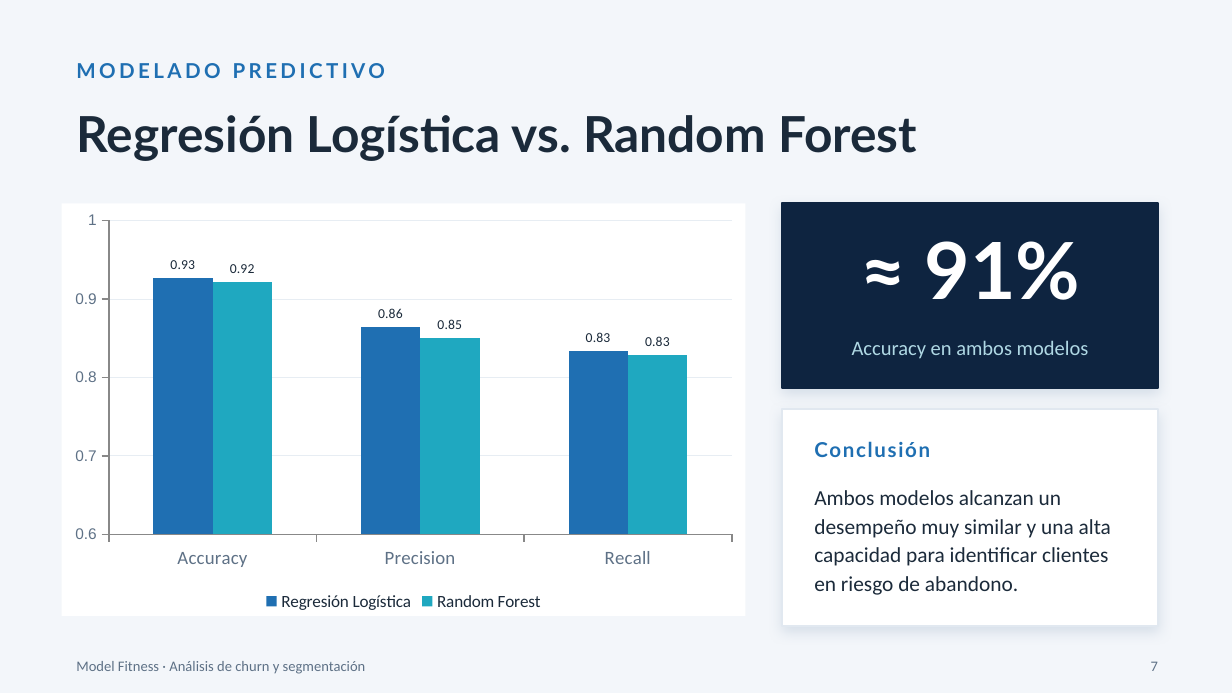
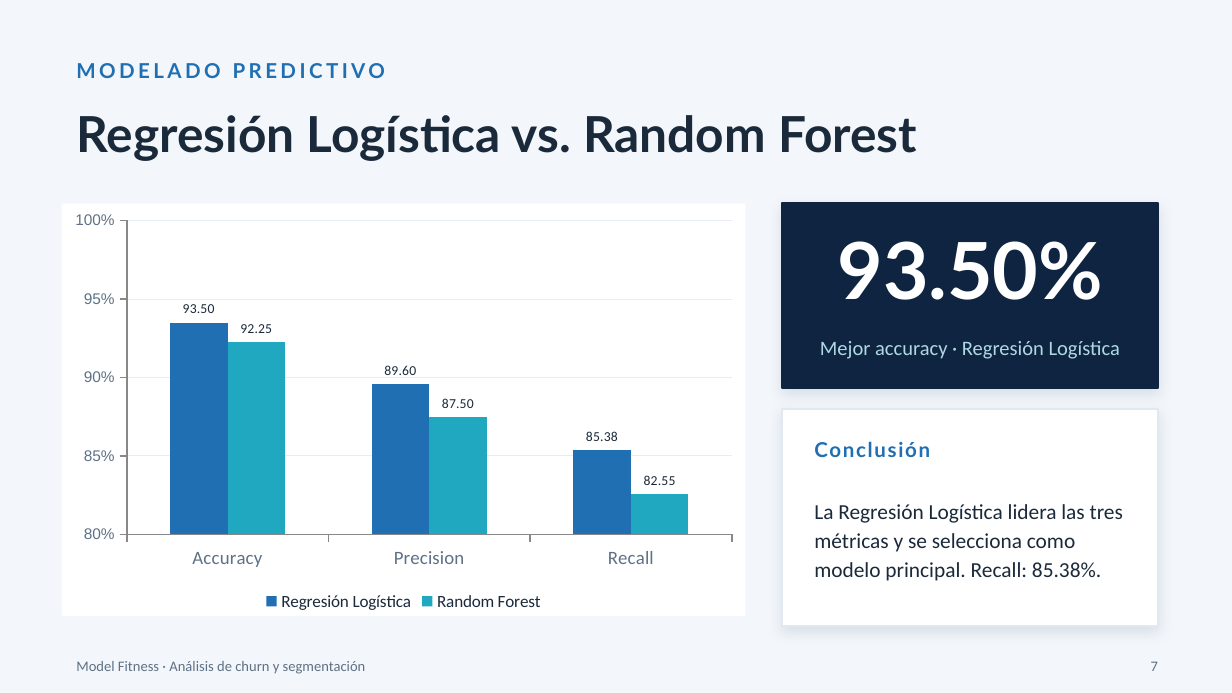
Before and after one commit to Fernando-a19/model_fitness_churn_analysis, a slide deck: slide 7 of docs/Analisís de cancelación.pptx. Drawn at 1232x693 pixels with LibreOffice and Linux fonts; fonts in the diff are those of the drawing. Boxes give left, top, right and bottom in pixels: in the first picture for what was removed or moved away, otherwise in the second. Text is boxed around its words. In the diff, an @@ line names an element or a change of style, - is before the commit and + after.

Commit message:
Update Model Fitness analysis and documentation

```diff
--- a/docs/Analisís de cancelación.pptx
+++ b/docs/Analisís de cancelación.pptx
@@ column chart at [62,203,745,616] @@
@@ Regresión Logística, Accuracy: 0.93 to 93.5 @@
@@ Regresión Logística, Precision: 0.86 to 89.6 @@
@@ Regresión Logística, Recall: 0.83 to 85.38 @@
@@ Random Forest, Accuracy: 0.92 to 92.25 @@
@@ Random Forest, Precision: 0.85 to 87.5 @@
@@ Random Forest, Recall: 0.83 to 82.55 @@
@@ value axis changed @@
@@ text at [837,241,1103,300]: text changed @@
-≈ 91%
+93.50%
@@ text at [820,341,1120,359]: text changed @@
-Accuracy en ambos modelos
+Mejor accuracy · Regresión Logística
@@ text at [814,504,1123,581]: text changed @@
-Ambos modelos alcanzan un desempeño muy similar y una alta capacidad para identificar clientes en riesgo de abandono.
+La Regresión Logística lidera las tres métricas y se selecciona como modelo principal. Recall: 85.38%.
```
Also in this commit, not shown: 13 other slides changed, 3 other files.
